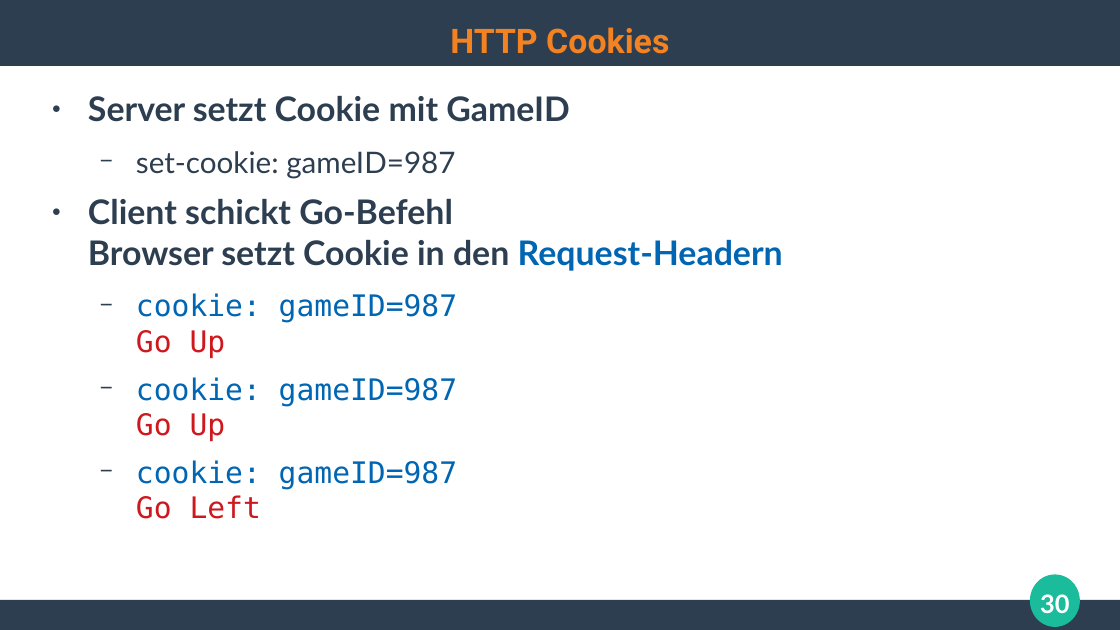
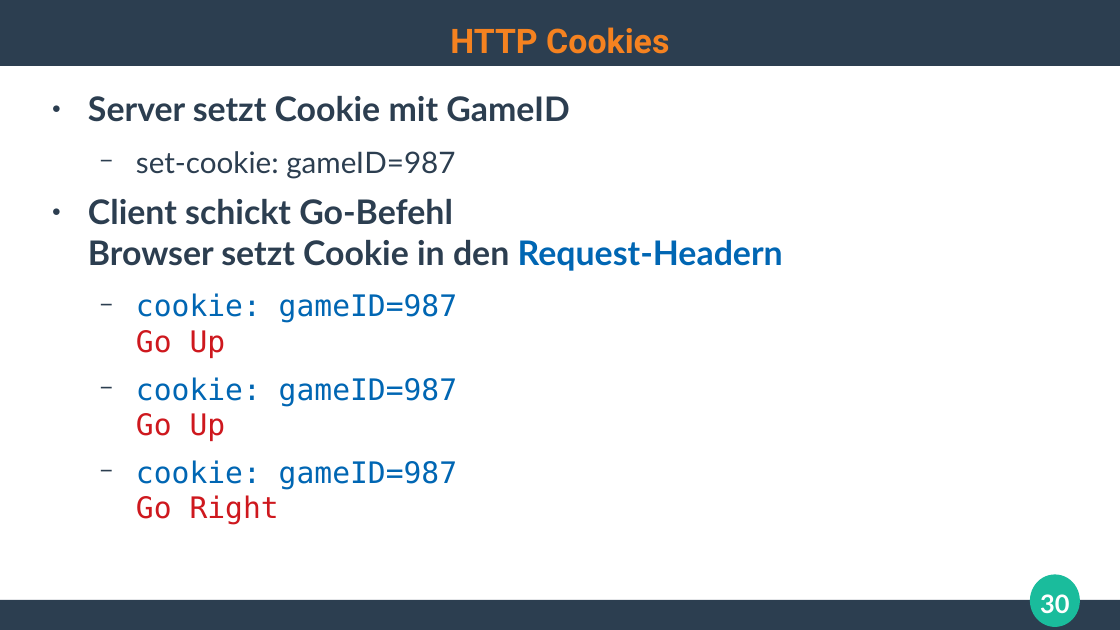
Before and after one commit to ghandmann/HS-AlbSig-WebAnwendungen2, a slide deck: slide 30 of Kapitel/02_HTTP.odp. Drawn at 1120x630 pixels with LibreOffice and Linux fonts; fonts in the diff are those of the drawing. Boxes give left, top, right and bottom in pixels: in the first picture for what was removed or moved away, otherwise in the second. Text is boxed around its words. In the diff, an @@ line names an element or a change of style, - is before the commit and + after.

Commit message:
minor typos

```diff
--- a/Kapitel/02_HTTP.odp
+++ b/Kapitel/02_HTTP.odp
@@ text at box(136, 460, 457, 524): text changed @@
-  − cookie: gameID=987
-    Go Left
+  − cookie: gameID=987
+    Go Right
```
Also in this commit, not shown: 2 other slides changed.
